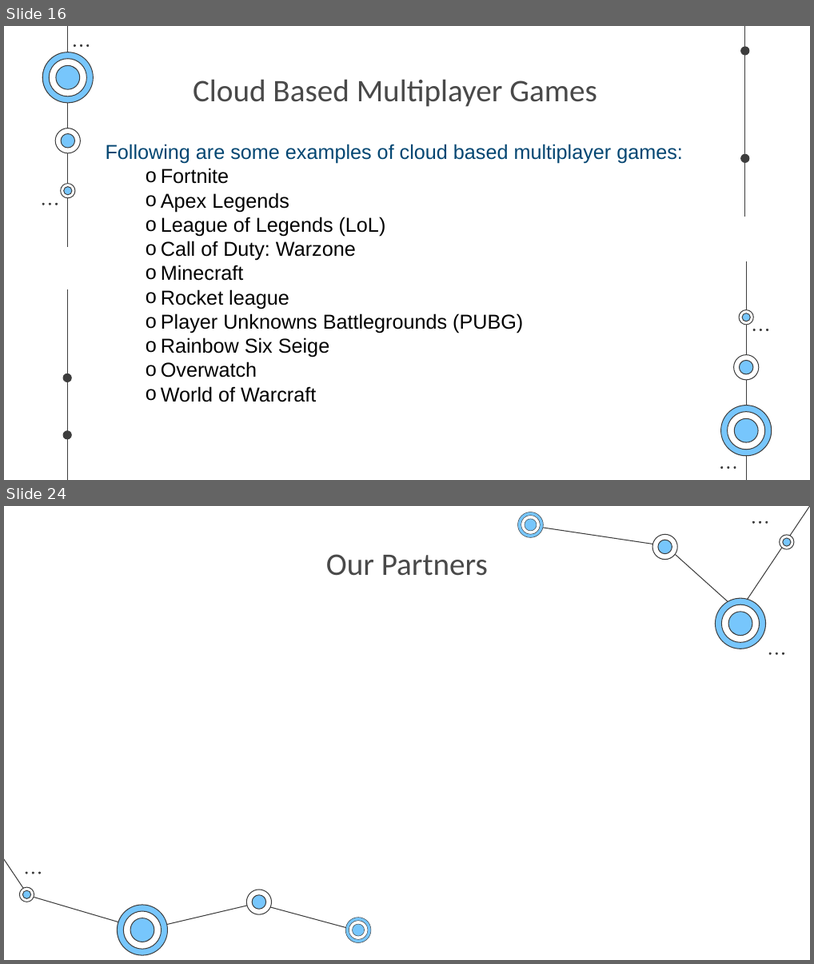
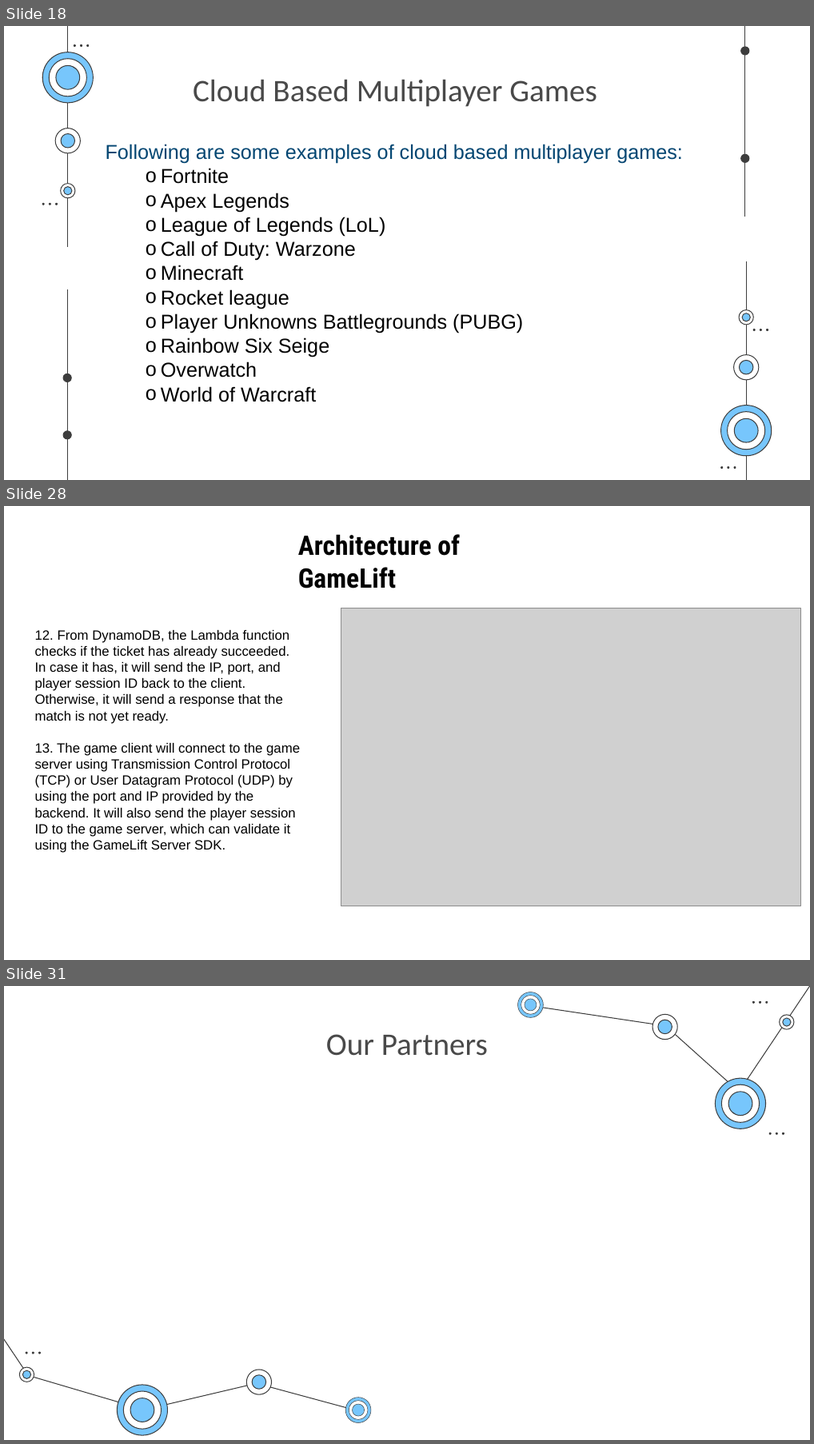
Before and after one commit to SaurabhYadav388/misc_works, a slide deck: Cloud_PPT/Shosau.pptx. Shown one above the other, each under a label of ours: slides 16 and 24 before the commit, slides 18, 28 and 31 after it; the slides between them are not shown. The pictures are 814x964 and 814x1444 pixels, drawn with LibreOffice and Linux fonts; fonts in the diff are those of the drawing; grey boxes stand for pictures. Boxes give left, top, right and bottom in pixels: in the first picture for what was removed or moved away, otherwise in the second. Text is boxed around its words. In the diff, an @@ line names an element or a change of style, - is before the commit and + after.

```diff
--- a/Cloud_PPT/Shosau.pptx
+++ b/Cloud_PPT/Shosau.pptx
@@ slide 28 added at (4,506,810,960), background #FFFFFF @@
@@ text added at (298,534,460,588), 24 pt, text #000000, bold @@
+Architecture of GameLift
@@ picture added at (341,608,802,906) @@
@@ text added at (35,630,300,852), 12 pt, text #000000 @@
+12. From DynamoDB, the Lambda function checks if the ticket has already succeeded. In case it has, it will send the IP, port, and player session ID back to the client. Otherwise, it will send a response that the match is not yet ready.
+13. The game client will connect to the game server using Transmission Control Protocol (TCP) or User Datagram Protocol (UDP) by using the port and IP provided by the backend. It will also send the player session ID to the game server, which can validate it using the GameLift Server SDK.
@@ what was slide 16 is now slide 18 @@
@@ what was slide 24 is now slide 31 @@
```
Also in this commit, not shown: 3 slides changed, 12 other slides added, 6 slides removed, 1 other file.
